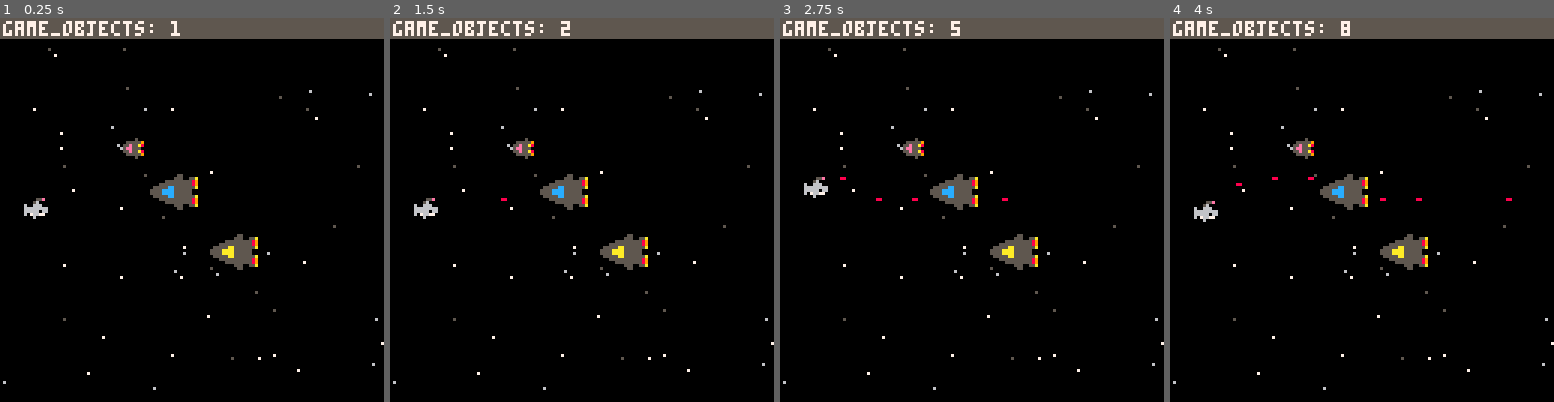
Above: before the commit, frames 1-4 (left to right).
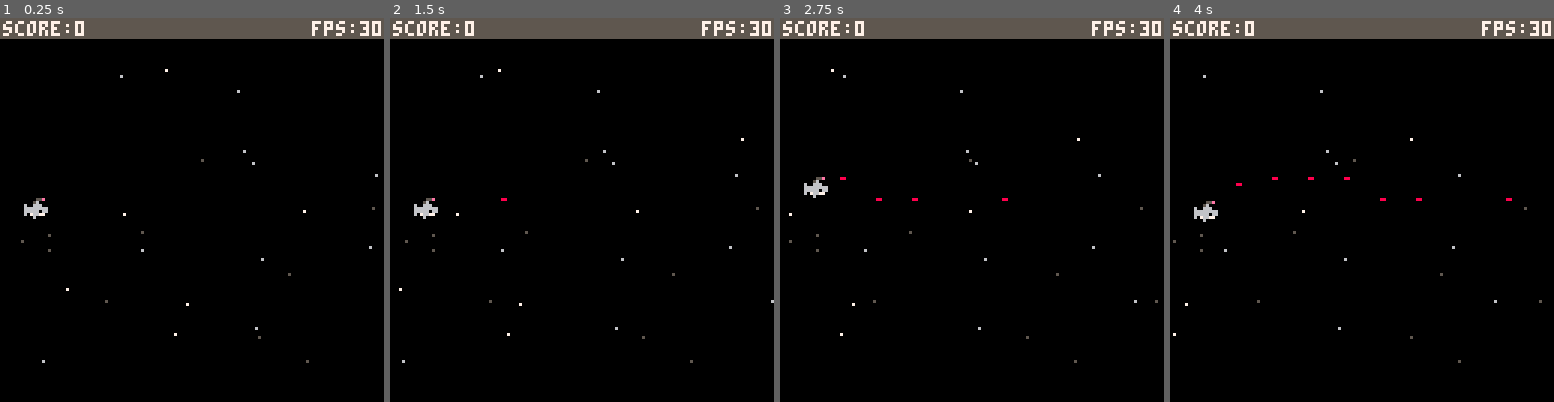
Above: after the commit, the same moments.

Repository: a2/shark-wars
Game: PICO-8 cartridge shark.p8
Same seed, same stepped clock (60 frames per second), same inputs: the game is played once before the commit and once after it.
Inputs:
- Up to frame 1 (0.25 s): no input
- Up to frame 2 (1.5 s): tap O (Z key) at 0.7 s
- Up to frame 3 (2.75 s): tap O (Z key) at 1.7, 2.1, 2.5 s; hold Up 2.15-2.42 s
- Up to frame 4 (4 s): tap O (Z key) at 2.9, 3.3, 3.7 s; hold Down 3.63-3.97 s

The runs differ from the first frame. In frame 1, 3.0% of the frame differs, in the area x 0-100%, y 0-97%; in frame 2, 3.1%; in frame 3, 3.1%; in frame 4, 3.1%.

Commit message:
Add parallax-y starfields

Diff:
--- a/shark.p8
+++ b/shark.p8
@@ -15,10 +15,10 @@
   game_objects={}
 
   --create initial objects
+  make_starfield_generator(5,0.05)--1/20, dk gray
+  make_starfield_generator(6,0.25)--1/4, lt gray
+  make_starfield_generator(7,0.5)--1/2, white
   shark=make_shark(8,60)
-
-  --start the music
-  --music(0)
 end
 
 function _update()
@@ -34,13 +34,13 @@
 
 function _draw()
   cls(0)--clear the screen
-  draw_stars()--draw stars (seeds rng)
 
   local obj
   for obj in all(game_objects) do
     if (obj.visible) obj:draw()
   end
 
+  --[[
   --small ship
   spr(1,40,40)
 
@@ -53,18 +53,12 @@
   pal(14,10)
   sspr(16,32,16,16,70,70)
   pal()
+  ]]--
 
   rectfill(0,0,128,6,5)
-  --print("score:"..score,1,1,7)
-  print("game_objects: "..#game_objects,1,1,7)
-end
-
-function draw_stars()
-  srand(1)
-  for i=1,50 do
-    pset(rndb(0,127),rndb(8,127),rndb(5,7))
-  end
-  srand(time())
+  print("score:"..score,1,1,7)
+  --print("game_objects:"..#game_objects,1,1,7)
+  print("fps:"..stat(7),104,1,7)
 end
 -->8
 --makers
@@ -122,6 +116,7 @@
   return make_game_object("shark",x,y,{
     width=8,
     height=8,
+    last_laser=nil,
     emitter_location=function(self)
       return self.x+6,self.y
     end,
@@ -162,6 +157,55 @@
     end,
     draw=function(self)
       line(self.x,self.y,self.x+self.width-1,self.y+self.height-1,self.color)
+    end
+  })
+end
+
+function _make_starfield(x,y,color,speed)
+  local i,stars
+  stars={}
+  for i=1,10 do
+    add(stars,{x=rndb(0,127),y=rndb(0,127)})
+  end
+
+  return make_game_object("starfield",x,y,{
+    width=128,
+    height=128,
+    stars=stars,
+    update=function(self)
+      self.x-=speed
+    end,
+    draw=function(self)
+      local star
+      for star in all(stars) do
+        pset(self.x+star.x,self.y+star.y,color)
+      end
+    end
+  })
+end
+
+function make_starfield_generator(color,speed)
+  return make_game_object("starfield_generator",0,0,{
+    max=128,
+    starfields={_make_starfield(0,0,color,speed)},
+    visible=false,
+    update=function(self)
+      local sf,max
+      max=0
+      for sf in all(self.starfields) do
+        if sf.x+sf.width<0 then
+          sf.finished=true
+        elseif sf.x+sf.width>max then
+          max=sf.x+sf.width
+        end
+      end
+
+      if max<128 then
+        add(self.starfields,_make_starfield(max,0,color,speed))
+        max+=128
+      end
+
+      self.max=max
     end
   })
 end
